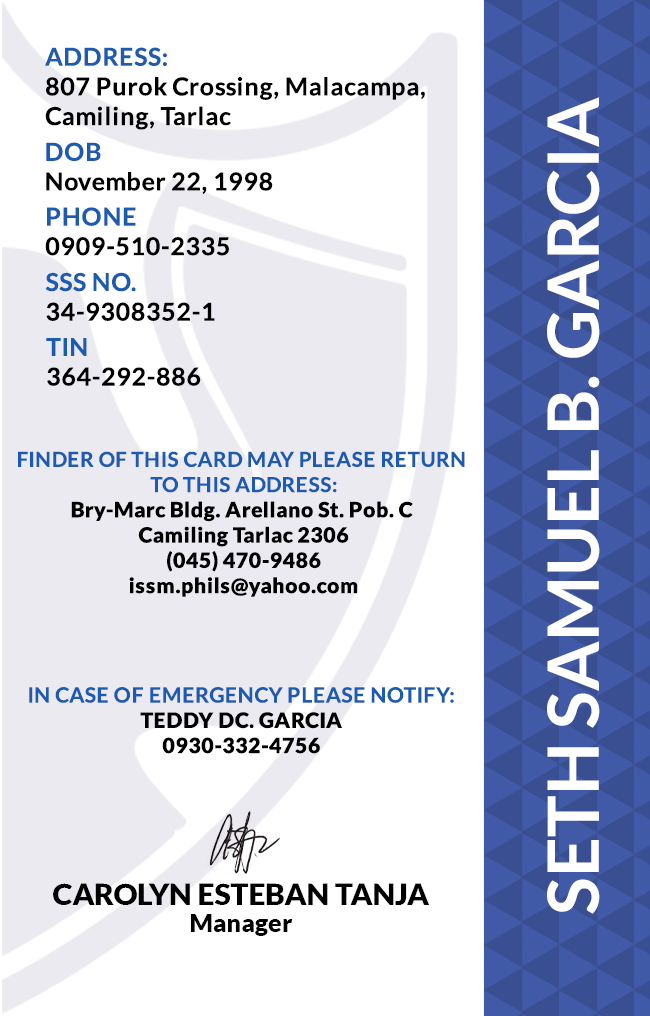
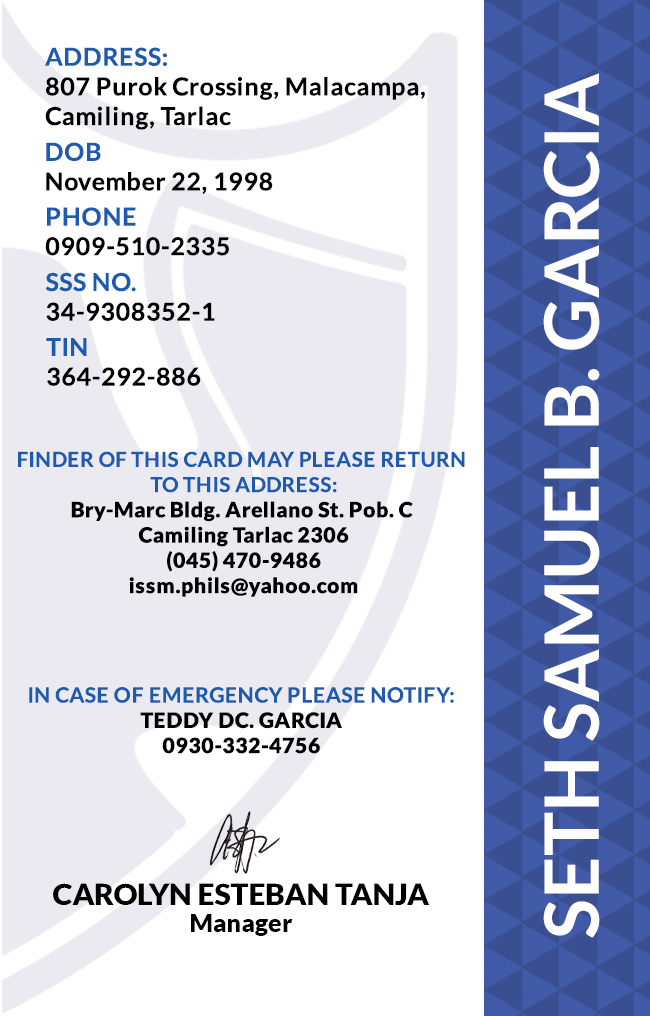
The second w=650, h=1016 image is a revision of the first. Changes to its layers:
painted on "SETH SAMUEL B. GARCIA" over left=543, top=73, right=600, bottom=938
